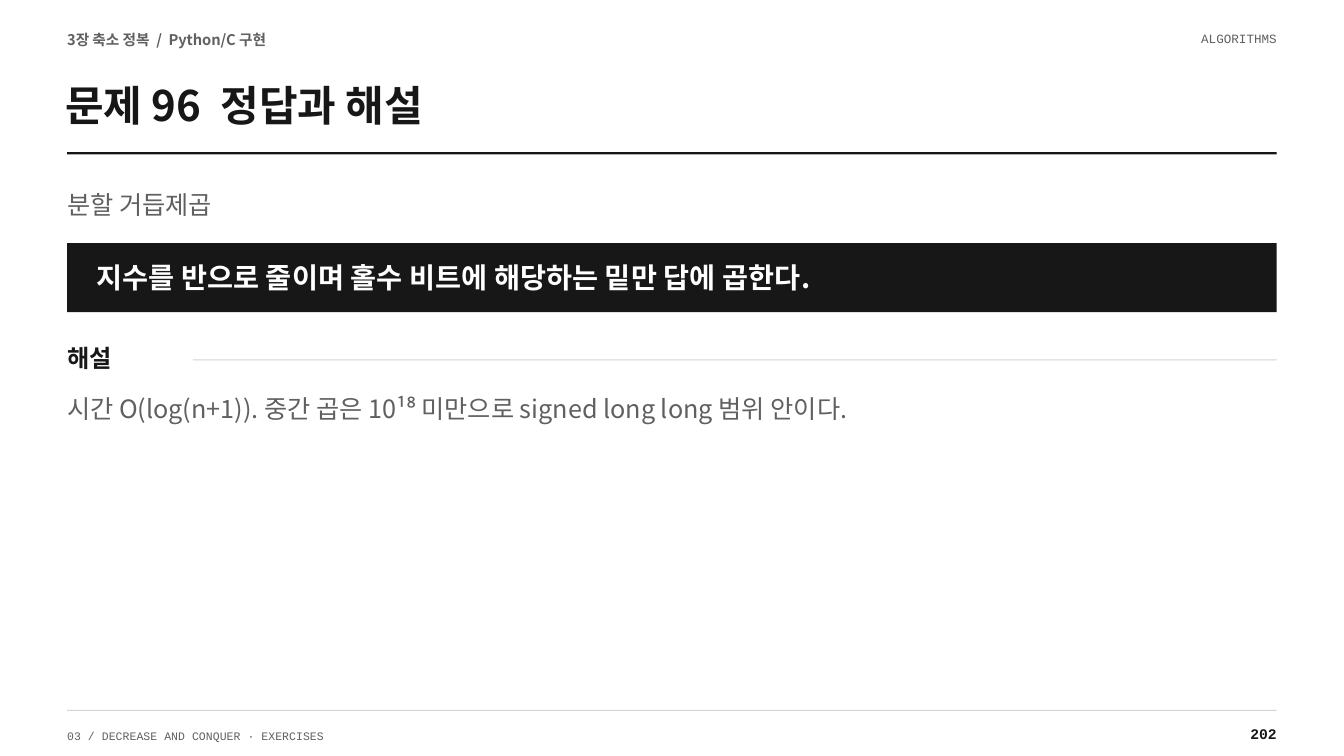
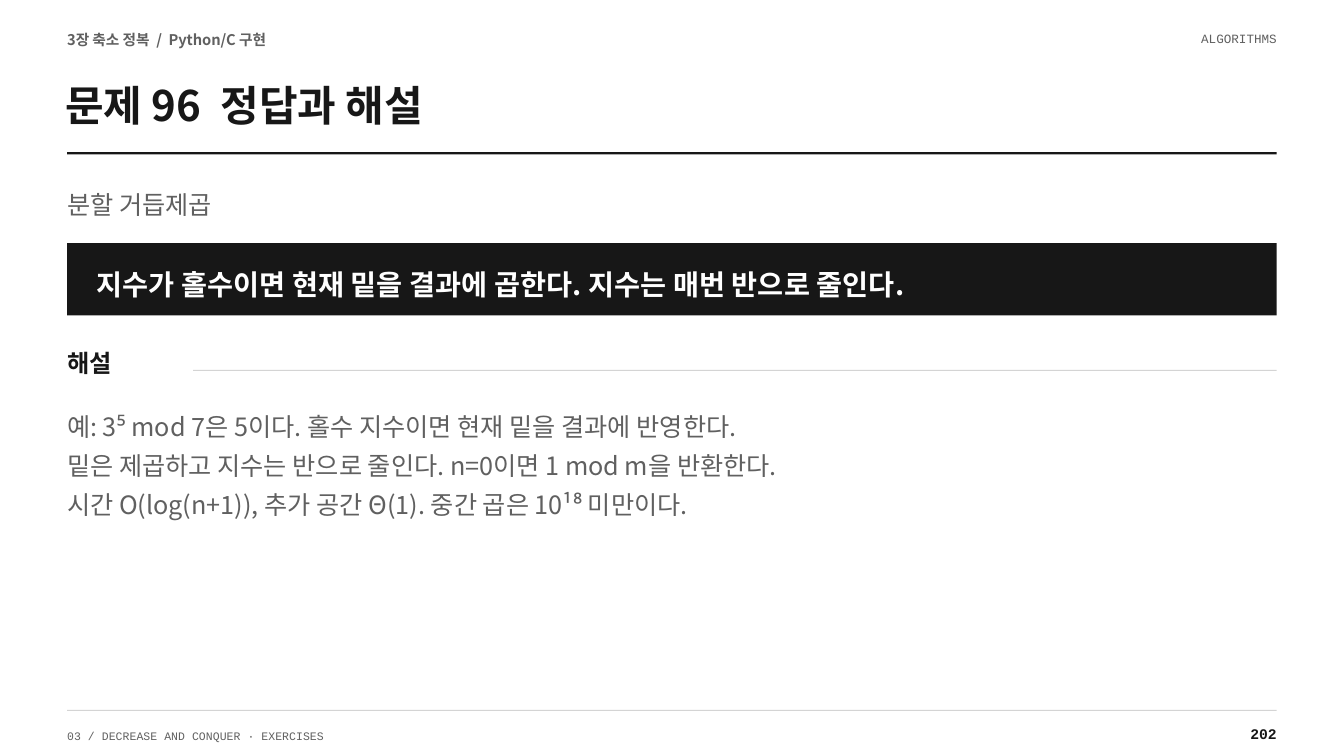
Before and after one commit to Sangdon-Park/Sangdon-Park.github.io, a slide deck: slide 202 of data/알고리즘/3장_연습문제_100문항_수업용.pptx. Drawn at 1344x756 pixels with LibreOffice and Linux fonts; fonts in the diff are those of the drawing. Boxes give left, top, right and bottom in pixels: in the first picture for what was removed or moved away, otherwise in the second. Text is boxed around its words. In the diff, an @@ line names an element or a change of style, - is before the commit and + after.

```diff
--- a/data/알고리즘/3장_연습문제_100문항_수업용.pptx
+++ b/data/알고리즘/3장_연습문제_100문항_수업용.pptx
@@ text at (97, 271, 905, 298): text changed @@
-지수를 반으로 줄이며 홀수 비트에 해당하는 밑만 답에 곱한다.
+지수가 홀수이면 현재 밑을 결과에 곱한다. 지수는 매번 반으로 줄인다.
@@ text "해설": place and size @@
-text "해설" at (67, 346, 111, 369)
+text "해설" at (67, 351, 111, 374)
@@ rectangle: place and size @@
-rectangle at (194, 360, 1277, 361)
+rectangle at (194, 370, 1277, 371)
@@ text at (67, 415, 777, 520): text changed @@
-시간 O(log(n+1)). 중간 곱은 10¹⁸ 미만으로 signed long long 범위 안이다.
+예: 3⁵ mod 7은 5이다. 홀수 지수이면 현재 밑을 결과에 반영한다.
+밑은 제곱하고 지수는 반으로 줄인다. n=0이면 1 mod m을 반환한다.
+시간 O(log(n+1)), 추가 공간 Θ(1). 중간 곱은 10¹⁸ 미만이다.
```
Also in this commit, not shown: 45 other slides changed, 4 other files.
